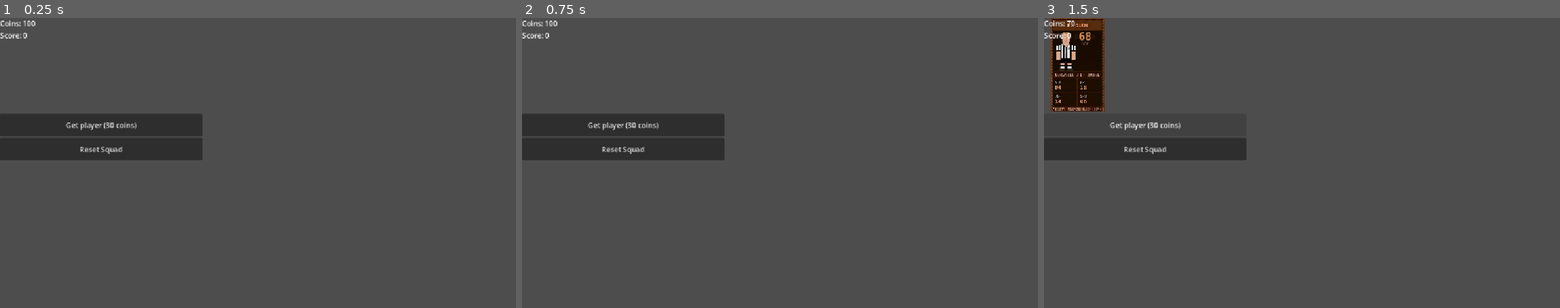
Above: before the commit, frames 1-3 (left to right).
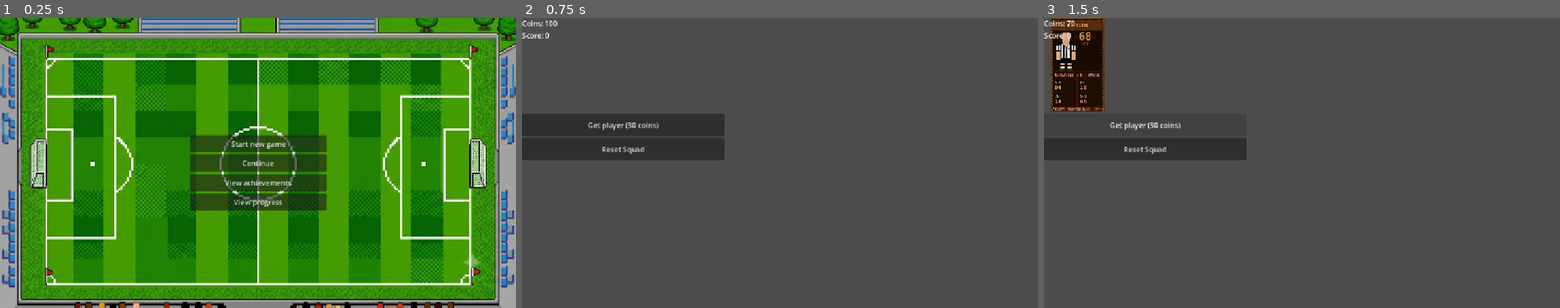
Above: after the commit, the same moments.

Repository: pauleverton/card-collection-test
Game: Godot game, scene res://menu.tscn
Two runs of this game, one before a commit and one after it. Both use one fixed random seed, a clock stepped at 60 frames per second and the inputs below. Before the commit the project starts from res://main.tscn.
Inputs (mouse positions are in pixels of both pictures, inside the frame that each line leads up to):
- Up to frame 1 (0.25 s): no input
- Up to frame 2 (0.75 s): click (780, 142) at 0.5 s, where only the run after the commit has a clickable "Start new game"
- Up to frame 3 (1.5 s): click "Get player (30 coins)" at 1.25 s

The runs differ from the first frame. In frame 1, 99% of the frame differs, in the area x 0-100%, y 0-100%; in frame 2, nothing differs; in frame 3, nothing differs.

Commit message:
Extra detail

Diff:
--- /dev/null
+++ b/menu.gd
@@ -0,0 +1,14 @@
+extends Node2D
+
+
+# Called when the node enters the scene tree for the first time.
+func _ready() -> void:
+	pass # Replace with function body.
+
+
+# Called every frame. 'delta' is the elapsed time since the previous frame.
+func _process(delta: float) -> void:
+	pass
+
+func _on_start_game_pressed() -> void:
+	get_tree().change_scene_to_file("res://main.tscn")
--- a/menu.tscn
+++ b/menu.tscn
@@ -1,8 +1,10 @@
 [gd_scene format=3 uid="uid://c1ikq7hlp47qr"]
 
 [ext_resource type="Texture2D" uid="uid://cpjk38edhrfh2" path="res://data/background.jpg" id="1_lti8b"]
+[ext_resource type="Script" uid="uid://ch7jx5j3yub7a" path="res://menu.gd" id="1_ouk20"]
 
 [node name="Node2D" type="Node2D" unique_id=149288371]
+script = ExtResource("1_ouk20")
 
 [node name="TextureRect" type="TextureRect" parent="." unique_id=341127537]
 offset_right = 1153.0
@@ -68,3 +70,5 @@
 grow_horizontal = 2
 grow_vertical = 2
 text = "View progress"
+
+[connection signal="pressed" from="TextureRect/StartGame" to="." method="_on_start_game_pressed"]
--- a/project.godot
+++ b/project.godot
@@ -11,7 +11,7 @@
 [application]
 
 config/name="Card collection test"
-run/main_scene="uid://ceoyuxeqqgyph"
+run/main_scene="uid://c1ikq7hlp47qr"
 config/features=PackedStringArray("4.7", "Forward Plus")
 
 [autoload]
Binary file added: data/dressing room.jpg
Not shown, added: menu.gd.uid
